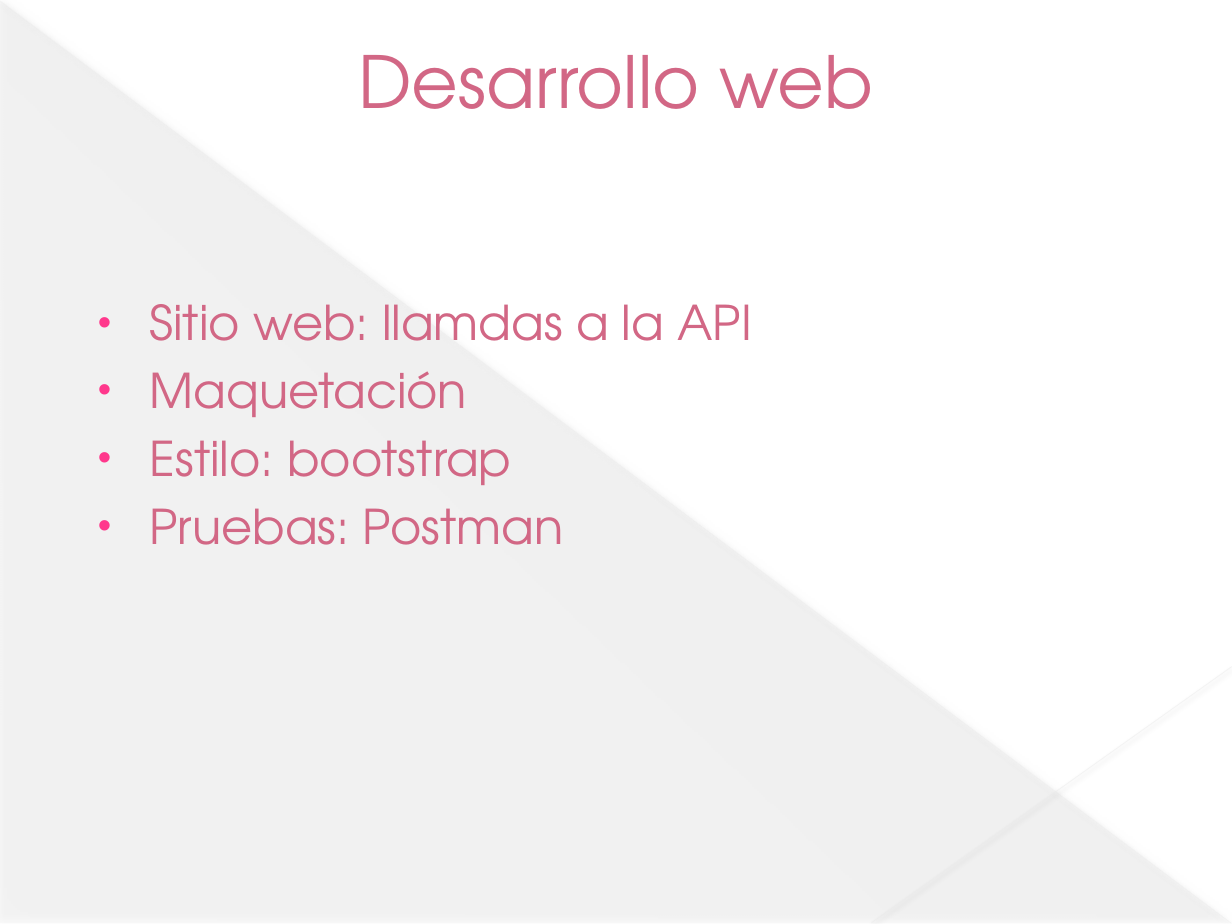
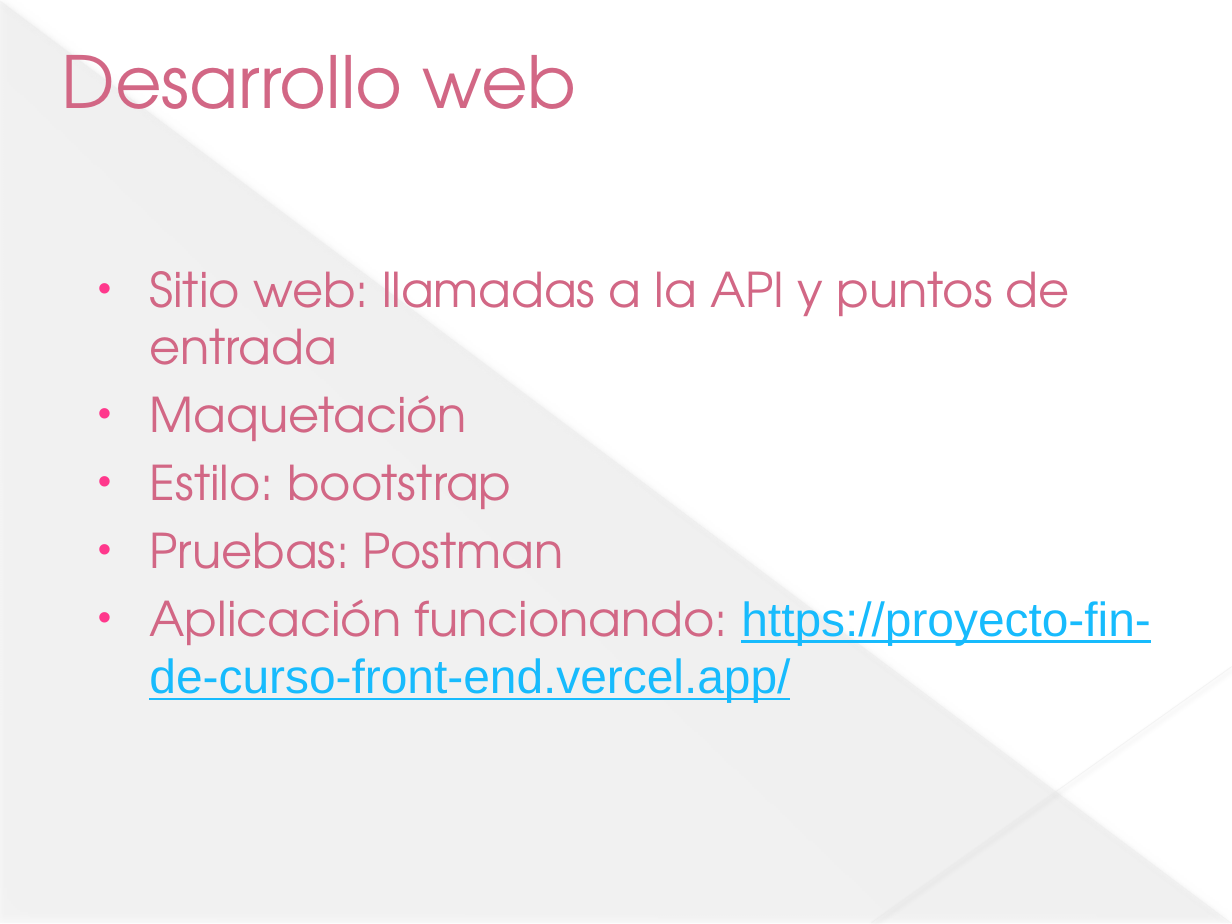
Before and after one commit to jesusdavidguti/ProyectoFinDeCurso, a slide deck: slide 9 of Presentación/Proyecto fin de curso.pptx. Drawn at 1232x924 pixels with LibreOffice and Linux fonts; fonts in the diff are those of the drawing. Boxes give left, top, right and bottom in pixels: in the first picture for what was removed or moved away, otherwise in the second. Text is boxed around its words. In the diff, an @@ line names an element or a change of style, - is before the commit and + after.

```diff
--- a/Presentación/Proyecto fin de curso.pptx
+++ b/Presentación/Proyecto fin de curso.pptx
@@ text "Desarrollo web" at [62,55,577,109]: alignment centre to left @@
@@ text at [149,271,1070,365]: text changed @@
-• Sitio web: llamdas a la API
+• Sitio web: llamadas a la API y puntos de entrada
@@ text at [149,599,1150,702]: paragraph added @@
+• Aplicación funcionando: https://proyecto-fin-de-curso-front-end.vercel.app/
```
Also in this commit, not shown: 2 other slides changed, 1 slide added.
